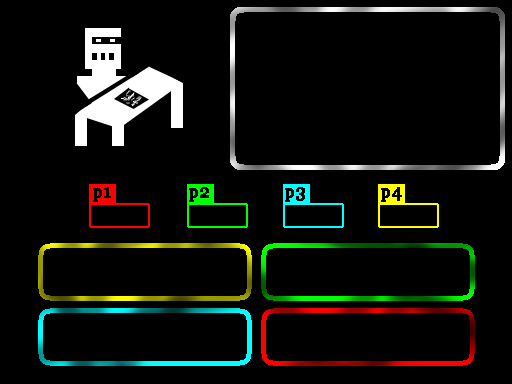
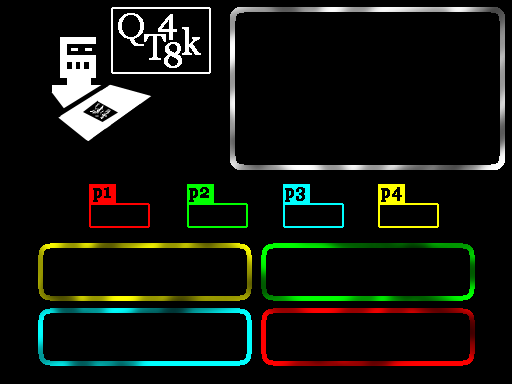
Comparing the layer stacks of the two 512 × 384 images. Changes:
added layer "Layer 19" above "Layer 18" over [111, 7, 211, 74]
added layer "QT48k" above "Layer 17" over [118, 13, 201, 68]
painted on "Layer 17" over [51, 28, 183, 146]
